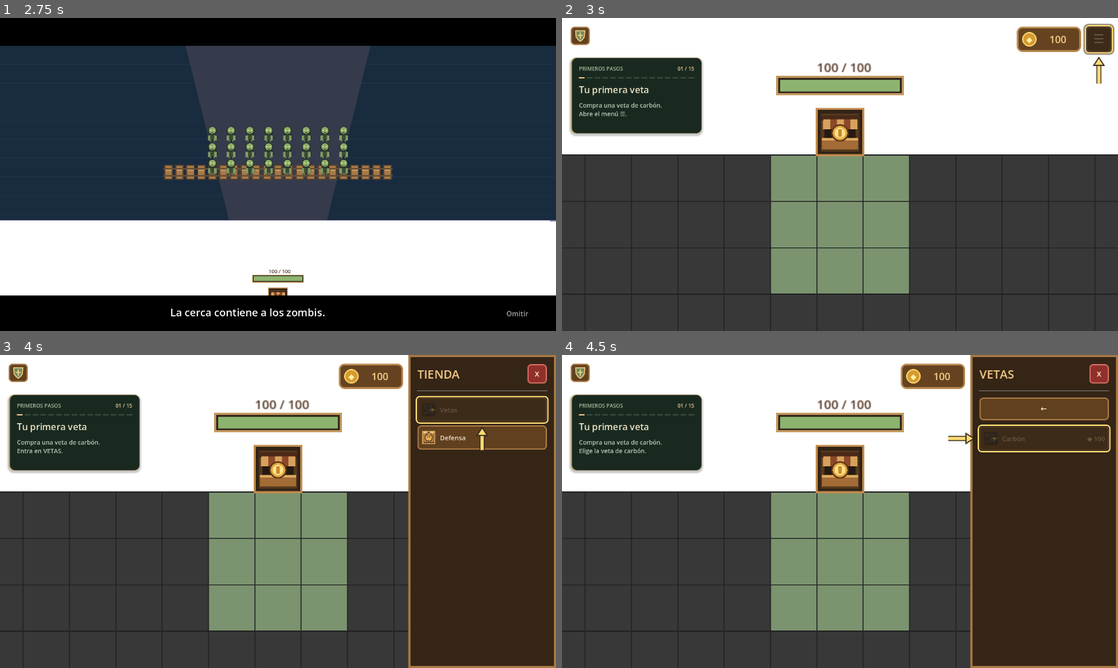
Above: before the commit, frames 1-4 (two rows, left to right).
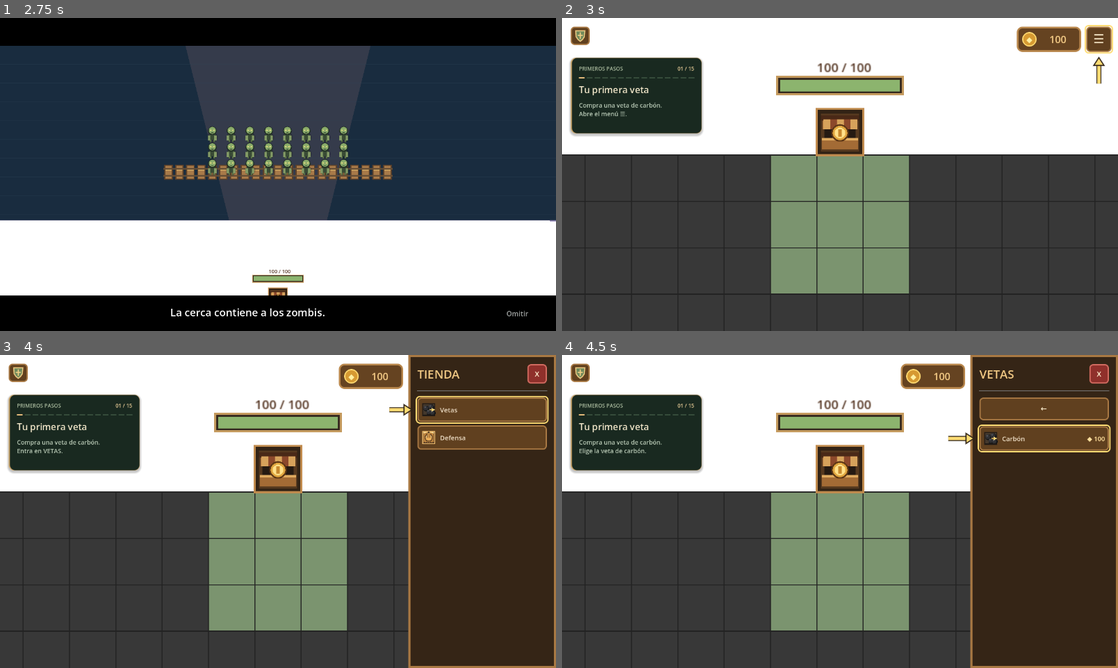
Above: after the commit, the same moments.

Repository: Therix13/MinerZombier
Game: Godot game, scene res://main.tscn
The game is run twice, just before and just after one commit, with the same random seed, the same clock (stepped at 60 frames per second) and the same inputs.
Inputs (mouse positions are in pixels of both pictures, inside the frame that each line leads up to):
- Up to frame 1 (2.75 s): click "NUEVA PARTIDA" at 0.5 s; click "ACTIVAR CLIC AUTOMÁTICO" at 1.25 s; tap Enter at 2 s; move the mouse to (400, 158) at 2.02 s; tap Backspace at 2.1 s; click (400, 158) at 2.17 s
- Up to frame 2 (3 s): click "Omitir" at 2.75 s
- Up to frame 3 (4 s): click "☰" at 3.5 s
- Up to frame 4 (4.5 s): click (1045, 411) at 4.27 s

Frame 1 is identical in both runs. In frame 2, 0.5% of the frame differs, in the area x 93-100%, y 1-12%; in frame 3, 1.9%, in the area x 70-99%, y 13-31%; in frame 4, 1.8%.

Commit message:
Keep tutorial targets bright and position category arrows beside buttons

Diff:
--- a/Scripts/tutorial_guide.gd
+++ b/Scripts/tutorial_guide.gd
@@ -236,8 +236,9 @@
 		z_index = 100
 		outline.bg_color = Color.TRANSPARENT
 		outline.set_border_width_all(3)
-		outline.shadow_color = Color("#302417bb")
-		outline.shadow_size = 4
+		outline.draw_center = false
+		outline.shadow_color = Color.TRANSPARENT
+		outline.shadow_size = 0
 		outline.set_corner_radius_all(9)
 
 	func _draw() -> void:
@@ -251,7 +252,7 @@
 		var tip := Vector2(rect.position.x - 9.0,rect.get_center().y)
 		var tail: Vector2 = tip - Vector2(travel,0)
 		# Header buttons get an upward arrow below them, clear of the money counter.
-		if rect.position.y < 95 and rect.size.y < 90:
+		if rect.position.y < 60 and rect.size.y < 90:
 			tip = Vector2(rect.get_center().x,rect.end.y + 9)
 			tail = tip + Vector2(0,travel)
 		draw_arrow(self,tail,tip,color,7.0,18.0)
